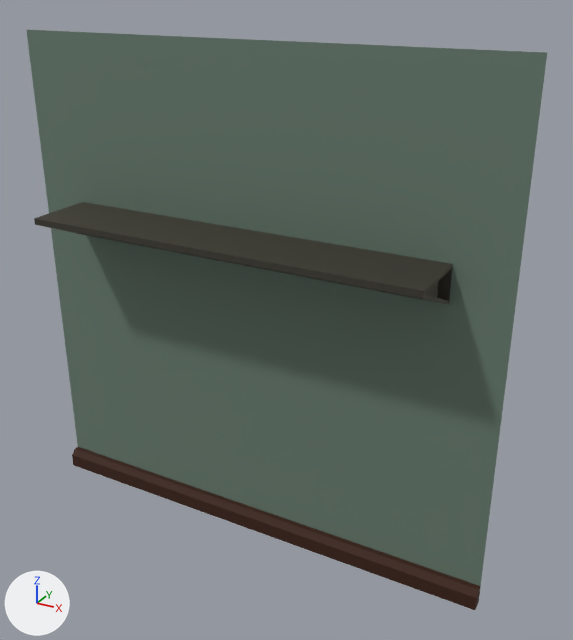
What one commit did to the glTF model assets/models/environment/wall_shelf.glb.
Camera for both pictures: a 50 mm lens placed at (2.74, -4.18, 3.06), pointed at (0.34, 0.19, 0.87). Lighting does not change. The marker at lower left points along +X, +Y and +Z. Where no turn or scale is listed for an object, it has been applied to the vertices.

The scene before the commit, as lines of its bpy script (objects in view):
```python
me_cube_012 = bpy.data.meshes.new('Cube.012')
me_cube_012.from_pydata(...)  # 84 vertices, 164 faces; spans x -1.45..1.45, y -0.26..0.26, z 1.58..1.85
me_cube_012.materials.append(mat_steel)  # dark grey #615d55
me_plane_003 = bpy.data.meshes.new('Plane.003')
me_plane_003.from_pydata(...)  # 32 vertices, 48 faces; spans x -1.83..1.83, y -0.08..0.0, z 0.0..3.66
# faces by material slot: [18, 30]
me_plane_003.materials.append(mat_wall1)  # grey #768a7d
me_plane_003.materials.append(mat_molding)  # brown #381703
ob_cube_001 = bpy.data.objects.new('Cube.001', me_cube_012)
ob_cube_001.location = (0.0, 0.0, -0.398)
ob_wall_1_flat = bpy.data.objects.new('wall-1-flat', me_plane_003)
ob_wall_1_flat.location = (0.014, 0.242, -0.987)
```
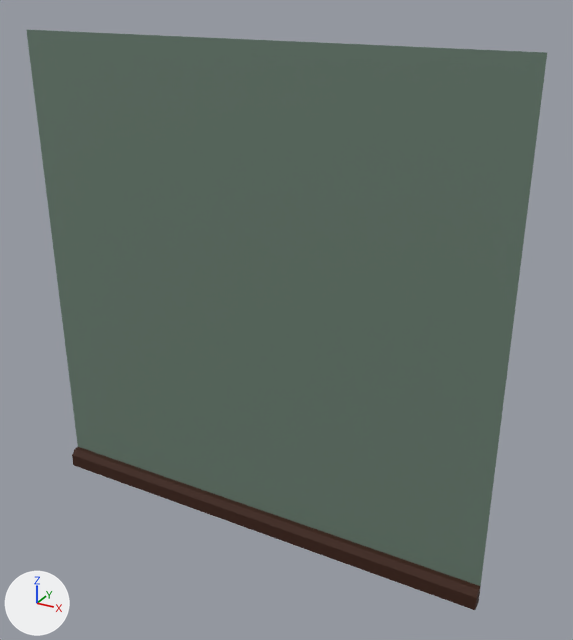
The newer file is also turned or shifted as a whole; pictures and numbers use the older file's frame.

Changed parts and their boxes [x1, y1, x2, y2] in the pictures (573 x 640 px):
'Cube.001', deleted
    before: [34, 202, 453, 305]

Diff of the bpy script that builds the scene:
```diff
--- a/assets/models/environment/wall_shelf.glb.py
+++ b/assets/models/environment/wall_shelf.glb.py
@@ ob_cube_001 @@
-ob_cube_001 = bpy.data.objects.new('Cube.001', me_cube_012)
-ob_cube_001.location = (0.0, 0.0, -0.398)
```
